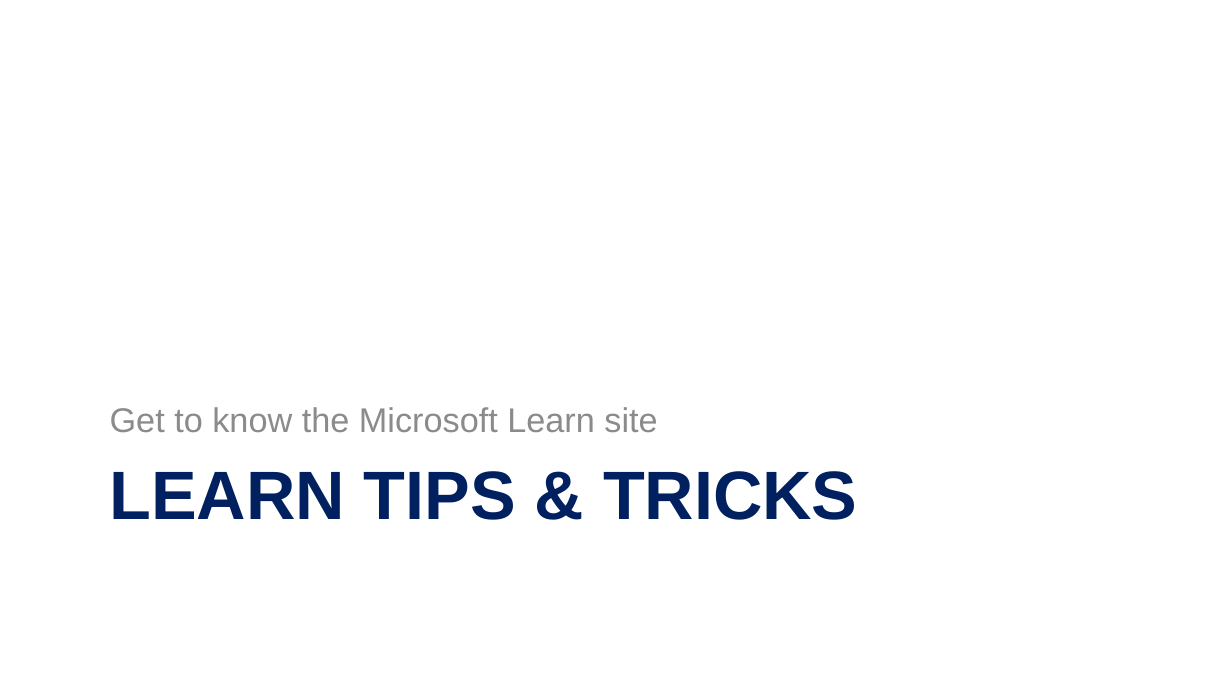
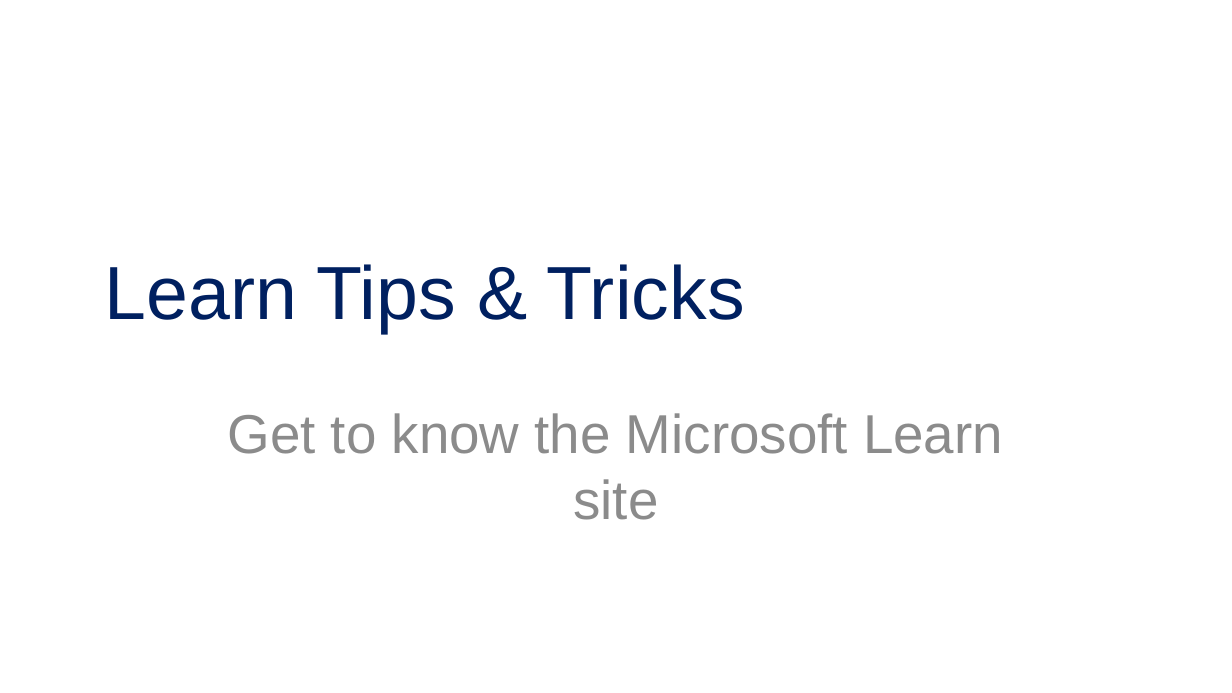
Before and after one commit to alvinashcraft/speaking, a slide deck: slide 7 of 2025/1116_VSLiveOrlando/Contributing to Learn/VSLive Orlando 25 - Become a MS Learn Contributor_AlvinAshcraft.pptx. Drawn at 1232x693 pixels with LibreOffice and Linux fonts; fonts in the diff are those of the drawing; background and template pictures are left out. Boxes give left, top, right and bottom in pixels: in the first picture for what was removed or moved away, otherwise in the second. Text is boxed around its words. In the diff, an @@ line names an element or a change of style, - is before the commit and + after.

Commit message:
Update Learn slides for Live360 Orlando 2025

```diff
--- a/2025/1116_VSLiveOrlando/Contributing to Learn/VSLive Orlando 25 - Become a MS Learn Contributor_AlvinAshcraft.pptx
+++ b/2025/1116_VSLiveOrlando/Contributing to Learn/VSLive Orlando 25 - Become a MS Learn Contributor_AlvinAshcraft.pptx
@@ title "Learn Tips & Tricks" at (105, 264, 745, 334): vertical alignment top to middle @@
@@ title at (105, 264, 745, 334): text changed; size 40 to 44 pt; bold off @@
-LEARN TIPS & TRICKS
+Learn Tips & Tricks
@@ subtitle "Get to know the Microsoft ...": place and size @@
-subtitle "Get to know the Microsoft ..." at (110, 407, 657, 432)
+subtitle "Get to know the Microsoft ..." at (227, 413, 1003, 520)
@@ subtitle "Get to know the Microsoft ..." at (227, 413, 1003, 520): size 20 to 32 pt; alignment left to centre; more space between paragraphs; vertical alignment bottom to top @@
```
Also in this commit, not shown: 14 other slides changed.
